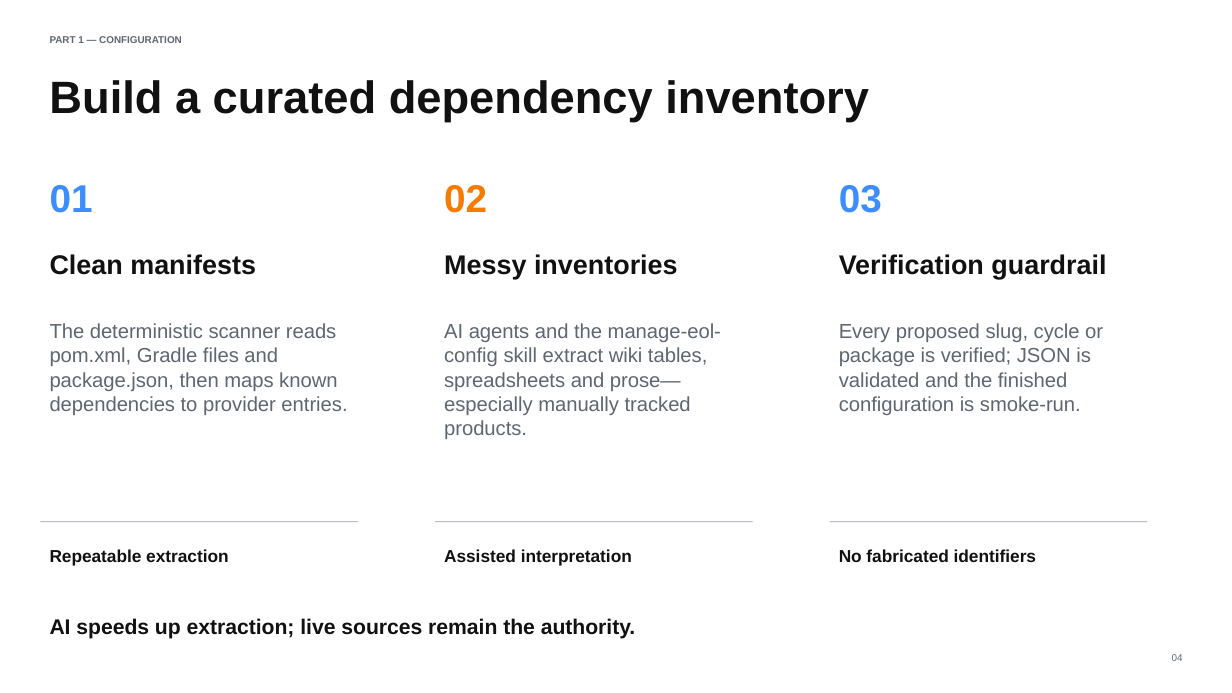
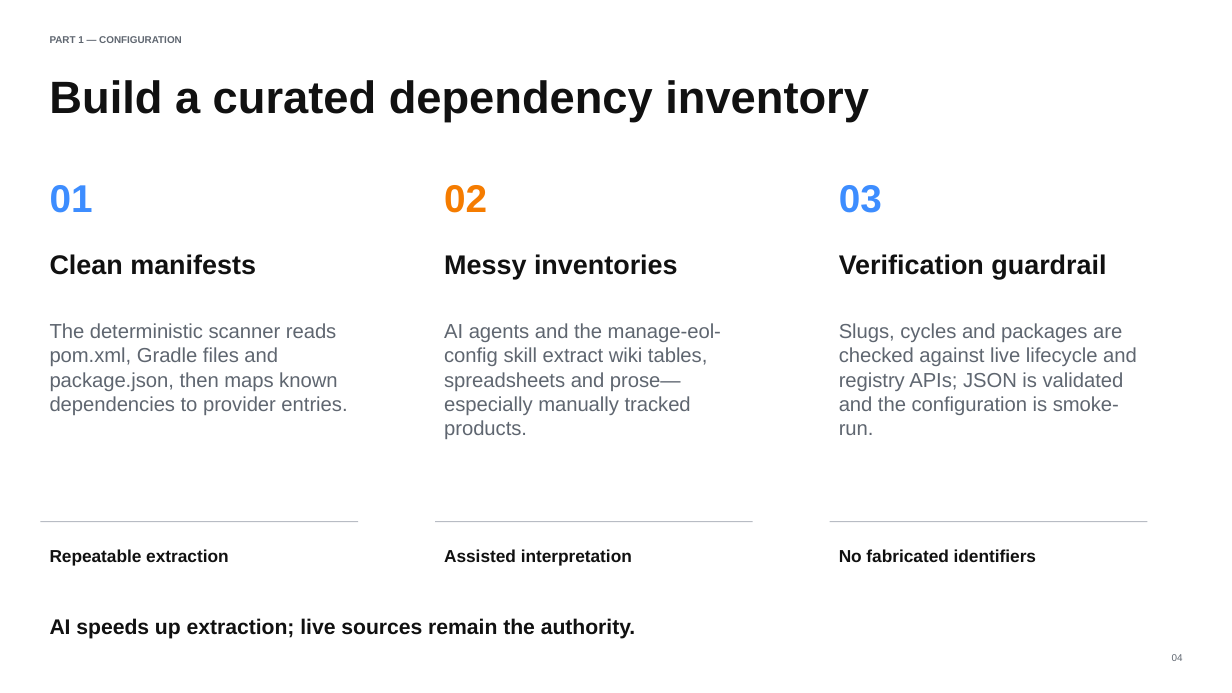
Before and after one commit to cheokjiade/end-of-life-tracker, a slide deck: slide 4 of EOL_Tracker_Project_Overview.pptx. Drawn at 1232x693 pixels with LibreOffice and Linux fonts; fonts in the diff are those of the drawing. Boxes give left, top, right and bottom in pixels: in the first picture for what was removed or moved away, otherwise in the second. Text is boxed around its words. In the diff, an @@ line names an element or a change of style, - is before the commit and + after.

Commit message:
docs(presentation): explain config verification

```diff
--- a/EOL_Tracker_Project_Overview.pptx
+++ b/EOL_Tracker_Project_Overview.pptx
@@ text at (839, 323, 1137, 435): text changed @@
-Every proposed slug, cycle or package is verified; JSON is validated and the finished configuration is smoke-run.
+Slugs, cycles and packages are checked against live lifecycle and registry APIs; JSON is validated and the configuration is smoke-run.
```
